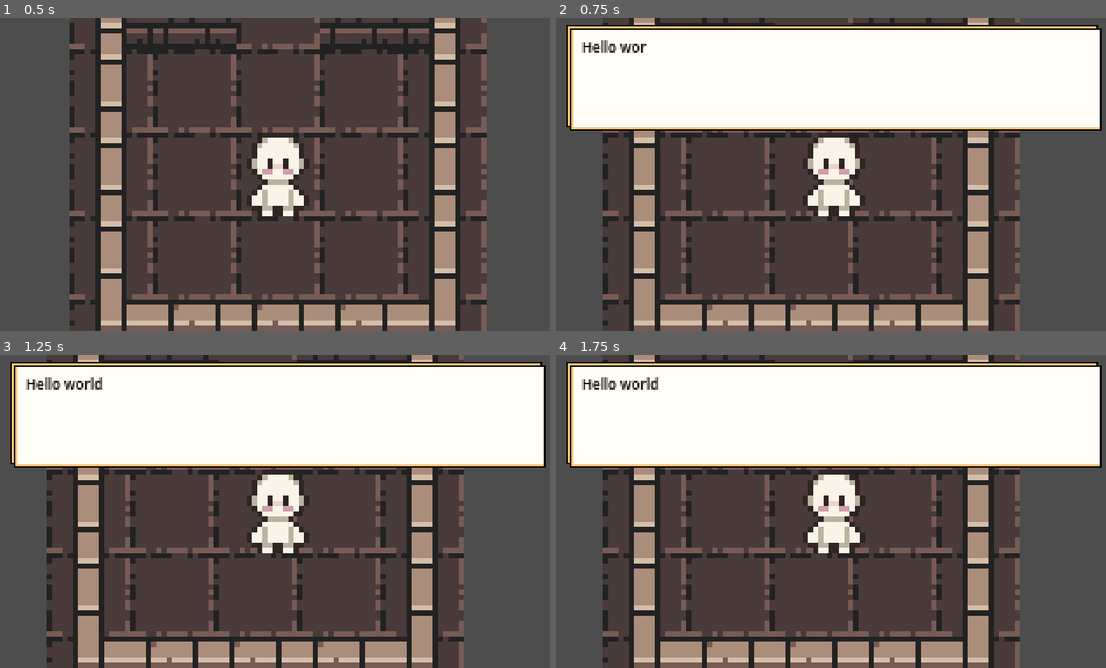
Above: before the commit, frames 1-4 (two rows, left to right).
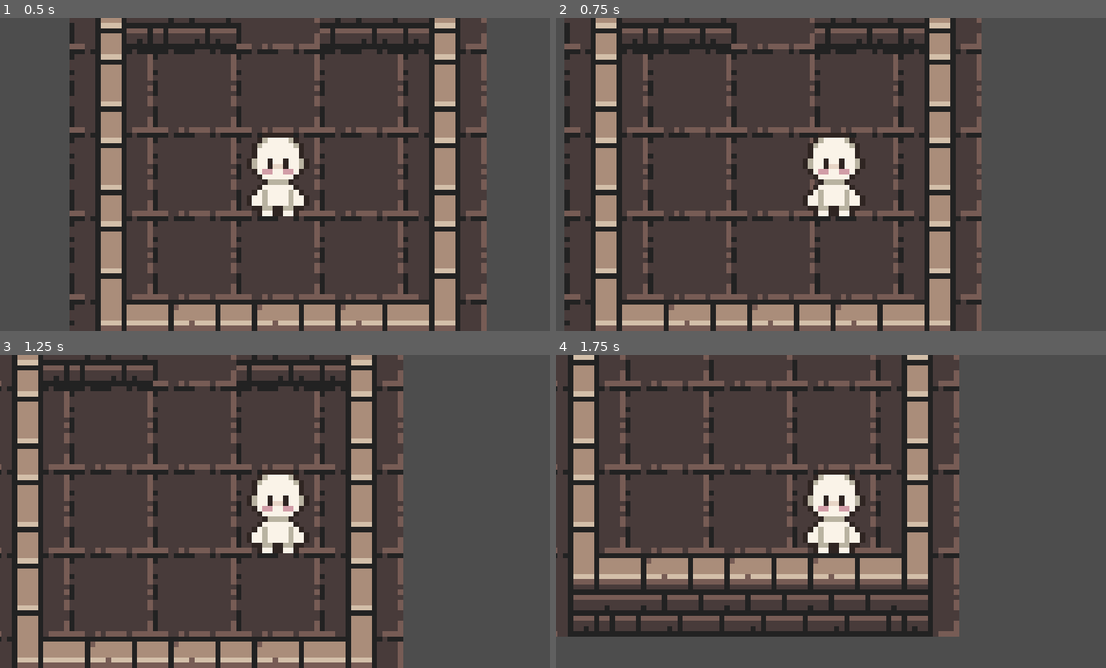
Above: after the commit, the same moments.

Repository: Spyobird/cyberthon-2026-godot
Game: Godot game, scene res://game.tscn
Two runs of this game, one before a commit and one after it. Both use one fixed random seed, a clock stepped at 60 frames per second and the inputs below.
Inputs:
- Up to frame 1 (0.5 s): no input
- Up to frame 2 (0.75 s): tap Enter at 0.5 s; hold Right (ui_right) from 0.53 s (still down); tap M (test_message) at 0.6 s
- Up to frame 3 (1.25 s): keep holding Right (ui_right)
- Up to frame 4 (1.75 s): tap Space at 1.25 s; release Right (ui_right) at 1.28 s; hold Down (ui_down) from 1.28 s (still down); tap Q (test_api) at 1.35 s; tap M (test_message) at 1.55 s

Frame 1 is identical in both runs. In frame 2, 54% of the frame differs, in the area x 1-100%, y 0-100%; in frame 3, 57%; in frame 4, 65%, in the area x 0-100%, y 0-100%.

Commit message:
Create global method to create a message popup in GameManager

Diff:
--- a/scenes/autoloads/game_manager.gd
+++ b/scenes/autoloads/game_manager.gd
@@ -14,4 +14,8 @@
 		if Input.is_action_just_pressed("use"):
 			_message_manager.scroll_text()
 		if Input.is_action_just_pressed("test_message"):
-			_message_manager.play_text("Hello world", "Hope you have a great day!") # temp string
+			create_message_popup("Hello world", "Hope you have a great day!") # temp string
+
+func create_message_popup(...messages):
+	if _message_manager:
+		_message_manager.play_text(messages)
